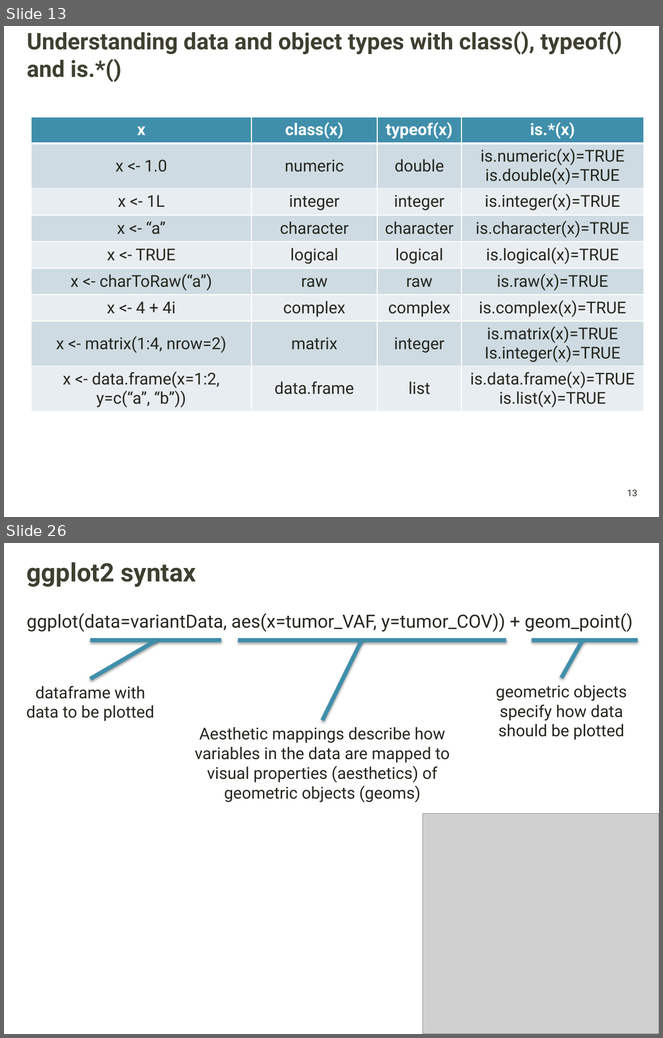
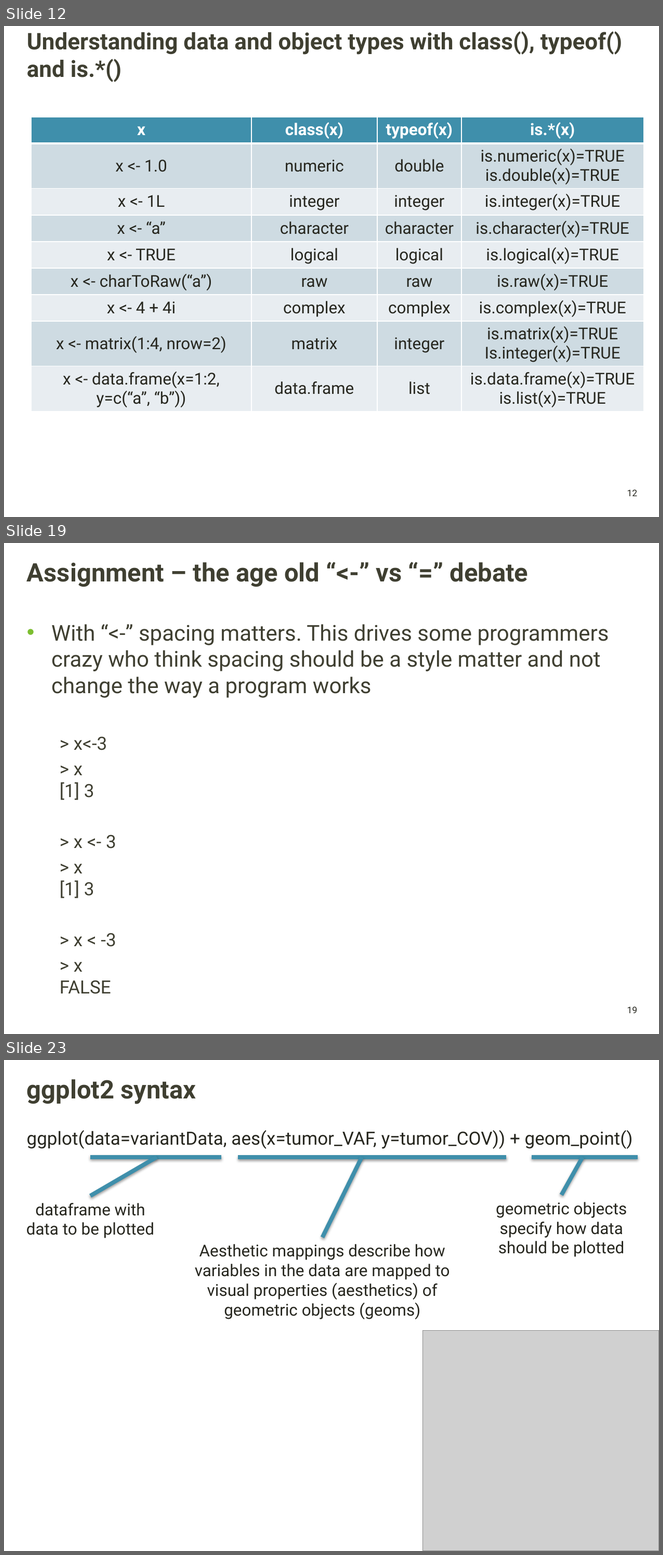
Before and after one commit to griffithlab/gen-viz-lectures, a slide deck: GenViz_Module2_Lecture.pptx. Shown one above the other, each under a label of ours: slides 13 and 26 before the commit, slides 12, 19 and 23 after it; the slides between them are not shown. The pictures are 663x1038 and 663x1555 pixels, drawn with LibreOffice and Linux fonts; fonts in the diff are those of the drawing; grey boxes stand for pictures; background and template pictures are left out. Boxes give left, top, right and bottom in pixels: in the first picture for what was removed or moved away, otherwise in the second. Text is boxed around its words. In the diff, an @@ line names an element or a change of style, - is before the commit and + after.

```diff
--- a/GenViz_Module2_Lecture.pptx
+++ b/GenViz_Module2_Lecture.pptx
@@ slide 19 added at <box>4,543,659,1034</box>, background picture (left out); not listed: 1 template element that a slide beside it also shows @@
@@ title added at <box>27,562,528,587</box>, 28 pt, text #3F3F32, bold @@
+Assignment – the age old “<-” vs “=” debate
@@ text added at <box>51,624,609,972</box>, 24 pt, text #3F3F32 @@
+• With “<-” spacing matters. This drives some programmers crazy who think spacing should be a style matter and not change the way a program works
+  > x<-3
+  > x
+  [1] 3
+  > x <- 3
+  > x
+  [1] 3
+  > x < -3
+  > x
+  FALSE
@@ what was slide 13 is now slide 12 @@
@@ page number at <box>627,490,638,497</box>: text changed @@
-13
+12
@@ what was slide 26 is now slide 23 @@
```
Also in this commit, not shown: 9 slides changed, 8 other slides added, 11 slides removed, 2 other files.
